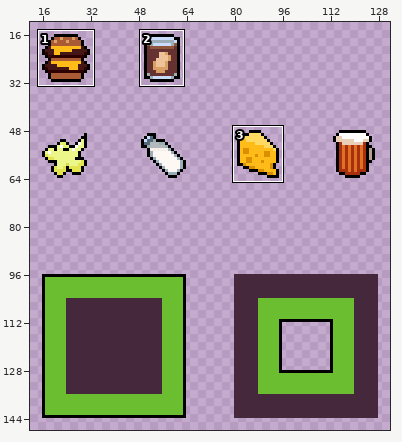
Edited in one commit: pixel-art file (Aseprite/items.aseprite). Above: a wide view before the commit, with the close-up outlined.
Close-up. Before the edit:
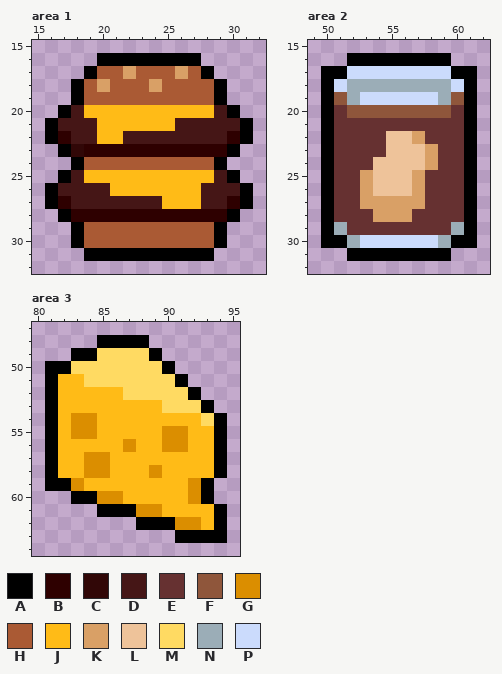
160x160 pixels, 1 frame. Shown: area 1: x 15..32, y 15..32; area 2: x 49..62, y 15..32; area 3: x 80..95, y 47..64. The wide view leaves out empty margins. The commit also changed other parts of the picture, which this record leaves out.
Palette (. is transparent): A #000000  B #2e0000  C #310707  D #451616  E #663131  F #8f563b  G #db8e00  H #aa5a34  J #ffbb17  K #d9a066  L #eec39a  M #ffda62  N #9badb7  P #cbdbfc
Pixels before, area 1, first column x 16:
16 ....AAAAAAAA....
17 ...AHHKHHHKHA...
18 ..AHKHHHKHHHHA..
19 ..AHHHHHHHHHHA..
20 .ADJJJJJJJJJJDA.
21 ADDDJJJJJJDDDDDA
22 ABDDJJDDDDDDDDBA
23 .ACBBBBBBBBBBBA.
24 ..AHHHHHHHHHHA..
25 .ADJJJJJJJJJJDA.
26 ADDDDJJJJJJJDDDA
27 ABDDDDDDDJJJDDBA
28 .ABBBBBBBBBBBBA.
29 ..AHHHHHHHHHHA..
30 ..AHHHHHHHHHHA..
31 ...AAAAAAAAAA...
Pixels before, area 2, first column x 50:
16 ..AAAAAAAA..
17 AAPPPPPPPPAA
18 APNNNNNNNNPA
19 AFNPPPPPPNFA
20 AEFFFFFFFFEA
21 AEEEEEEEEEEA
22 AEEEELLKEEEA
23 AEEEELLLKEEA
24 AEEELLLLKEEA
25 AEEKLLLKEEEA
26 AEEKLLLKEEEA
27 AEEKKKKKEEEA
28 AEEEKKKEEEEA
29 ANEEEEEEEENA
30 AANPPPPPPNAA
31 ..AAAAAAAA..
Pixels before, area 3, first column x 81:
48 ....AAAA......
49 ..AAMMMMA.....
50 AAMMMMMMMA....
51 AJJMMMMMMMA...
52 AJJJJJMMMMMA..
53 AJJJJJJJJMMMA.
54 AJGGJJJJJJJJMA
55 AJGGJJJJJGGJJA
56 AJJJJJGJJGGJJA
57 AJJGGJJJJJJJJA
58 AJJGGJJJGJJJJA
59 AAGJJJJJJJJGA.
60 ..AAGGJJJJJGA.
61 ....AAAGGJJJJA
62 .......AAAGGJA
63 ..........AAAA
Once edited:
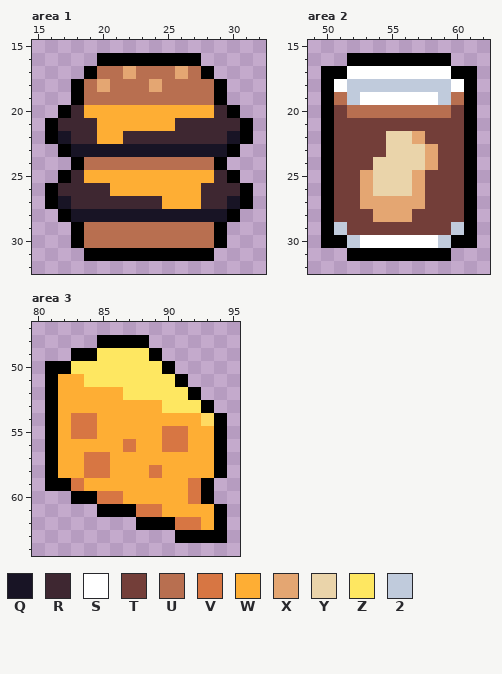
Colours new in this view: Q #181425  R #3e2731  S #ffffff  T #733e39  U #b86f50  V #d77643  W #feae34  X #e4a672  Y #ead4aa  Z #fee761  2 #c0cbdc
The exact change:
Changed rows in their new state; - is an unchanged pixel.
Area 1, layer "Layer 1":
first column x 17:
17 ---UUXUUUXU---
18 --UXUUUXUUUU--
19 --UUUUUUUUUU--
20 -RWWWWWWWWWWR-
21 RRRWWWWWWRRRRR
22 QRRWWRRRRRRRRQ
23 -QQQQQQQQQQQQ-
24 --UUUUUUUUUU--
25 -RWWWWWWWWWWR-
26 RRRRWWWWWWWRRR
27 QRRRRRRRWWWRRQ
28 -QQQQQQQQQQQQ-
29 --UUUUUUUUUU--
30 --UUUUUUUUUU--
Area 2, layer "Layer 1":
first column x 51:
17 -SSSSSSSS-
18 S22222222S
19 U2SSSSSS2U
20 TUUUUUUUUT
21 TTTTTTTTTT
22 TTTTYYXTTT
23 TTTTYYYXTT
24 TTTYYYYXTT
25 TTXYYYXTTT
26 TTXYYYXTTT
27 TTXXXXXTTT
28 TTTXXXTTTT
29 2TTTTTTTT2
30 -2SSSSSS2-
Area 3, layer "Layer 1":
first column x 82:
49 ---ZZZZ-----
50 -ZZZZZZZ----
51 WWZZZZZZZ---
52 WWWWWZZZZZ--
53 WWWWWWWWZZZ-
54 WVVWWWWWWWW-
55 WVVWWWWWVVWW
56 WWWWWVWWVVWW
57 WWVVWWWWWWWW
58 WWVVWWWVWWWW
59 -VWWWWWWWWV-
60 ---VVWWWWWV-
61 ------VVWWWW
62 ---------VVW
Where, in picture pixels (left, top, right, bottom), the same in both close-ups:
changed: (58, 66, 240, 248)
changed: (334, 66, 464, 248)
changed: (58, 348, 214, 530)
